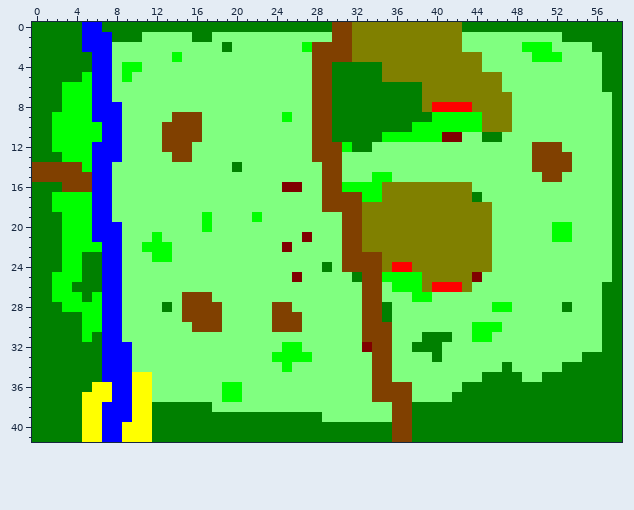
Pixel-art sprite -- images/maps/map1.png. The picture above is the old version.
The file is 59x42 pixels.
And afterwards:
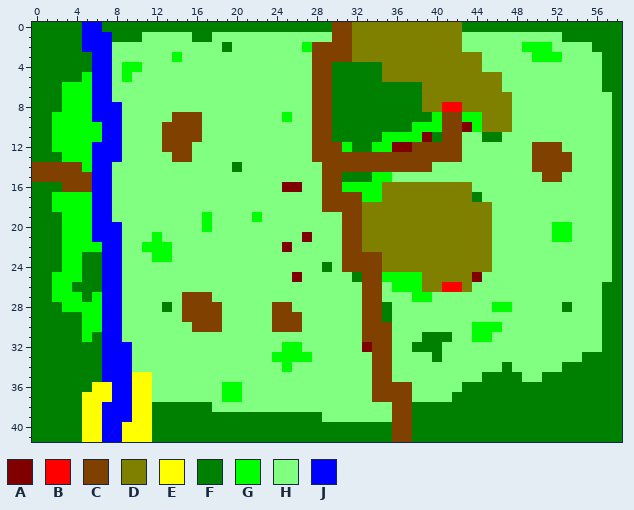
Palette (. is transparent): A #800000  B #ff0000  C #804000  D #808000  E #ffff00  F #008000  G #00ff00  H #80ff80  J #0000ff
The edit:
@@ x 29..45 @@
  7 CFFFFFFFFFDDDDDDD
- 8 CFFFFFFFFFDBBBBDD
- 9 CFFFFFFFFFFGGGGGD
-10 CFFFFFFFFGGGGGGGD
-11 CFFFFFGGGGGGAAHHF
-12 CCGFFHHHHHHHHHHHH
-13 CCHHHHHHHHHHHHHHH
-14 CCHHHHHHHHHHHHHHH
-15 CCHHHGGHHHHHHHHHH
+ 8 CFFFFFFFFFDDBBDDD
+ 9 CFFFFFFFFFFGCCGGD
+10 CFFFFFFFFGGGCCAGD
+11 CFFFFFGGGGAFCCHHF
+12 CCGFFGGAACCCCCHHH
+13 CCCCCCCCCCCCCCHHH
+14 CCCCCCCCCCCHHHHHH
+15 CCFFFGGHHHHHHHHHH
 16 CCGGGGDDDDDDDDDHH
@@ x 34..42 @@
 23 CDDDDDDDD
-24 CDBBDDDDD
+24 CDDDDDDDD
 25 CGGGGDDDD
-26 CHGGGDBBB
+26 CHGGGDDBB
 27 CHHHGGHHH
Changed places in both pictures, as pixel boxes (x1, y1, x2, y2):
changed: (342, 102, 472, 182)
changed: (392, 262, 442, 292)
